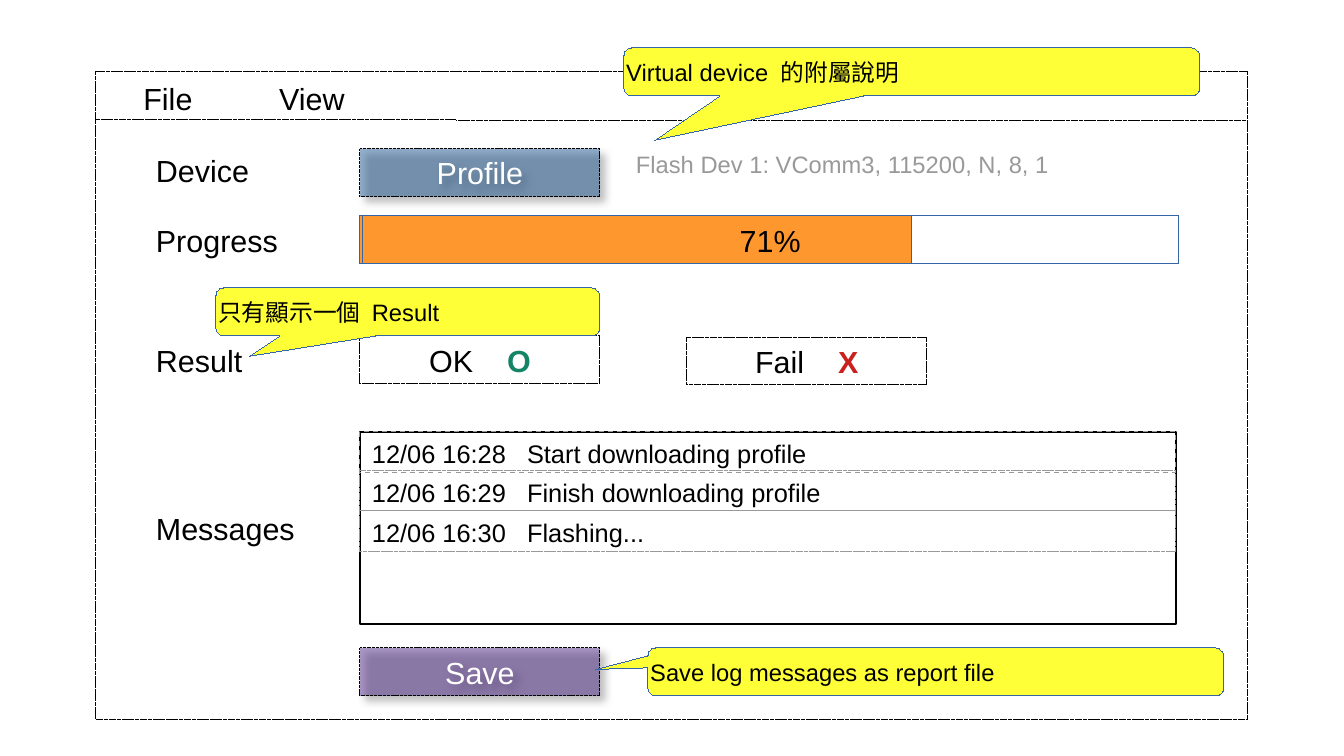
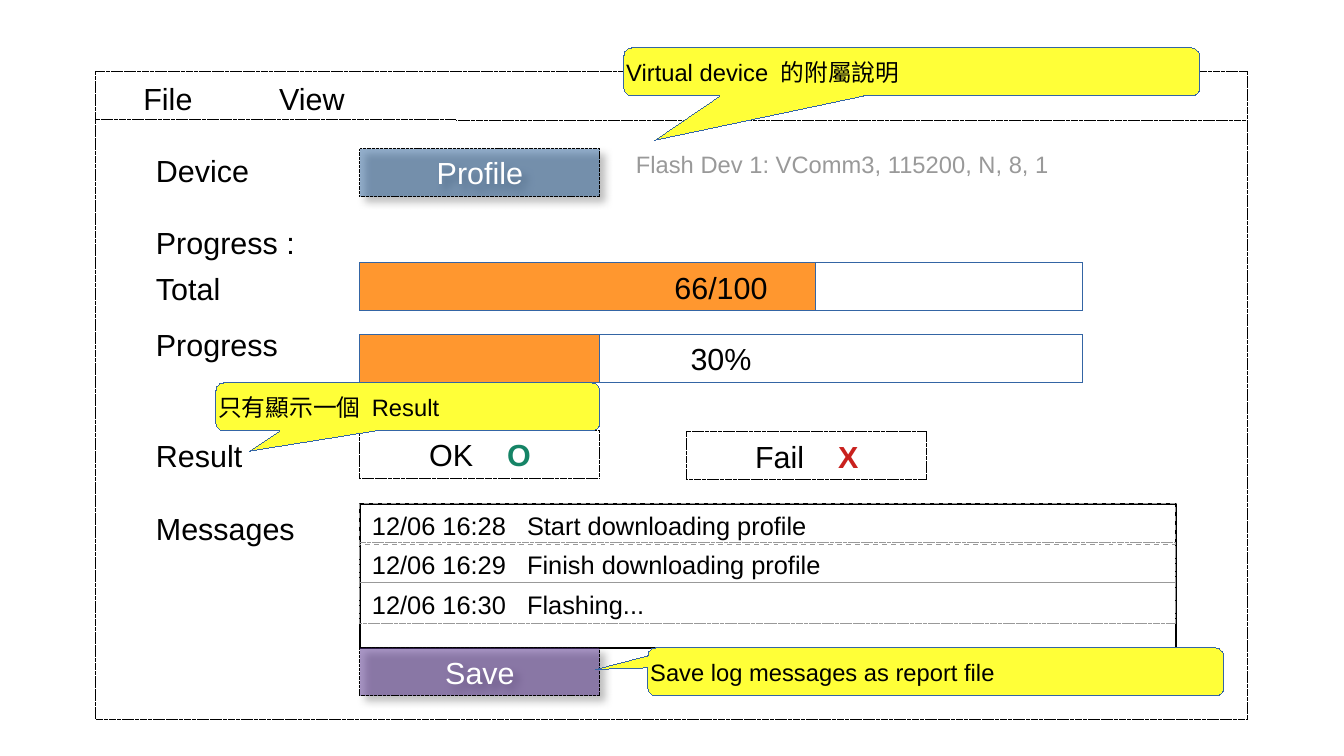
Before and after one commit to tomjpsun/obsidianVaults, a slide deck: slide 2 of DM9051A OTP 燒錄專案/Sketch.odp. Drawn at 1344x756 pixels with LibreOffice and Linux fonts; fonts in the diff are those of the drawing. Boxes give left, top, right and bottom in pixels: in the first picture for what was removed or moved away, otherwise in the second. Text is boxed around its words. In the diff, an @@ line names an element or a change of style, - is before the commit and + after.

```diff
--- a/DM9051A OTP 燒錄專案/Sketch.odp
+++ b/DM9051A OTP 燒錄專案/Sketch.odp
@@ text at (156,233,278,260): text changed @@
-Progress
+Progress :
@@ rectangle removed at (362,216,1178,263) @@
-71%
@@ rectangle added at (360,263,816,311), fill #FF972F, outline #3465A4 0 pt @@
@@ rectangle added at (360,263,1082,311), outline #3465A4 0 pt, 18 pt, text #000000 @@
+66/100
@@ text added at (156,278,220,301), 18 pt, text #000000 @@
+Total
@@ text added at (156,335,278,362), 18 pt, text #000000 @@
+Progress
@@ rectangle: place and size @@
-rectangle at (360,216,912,263)
+rectangle at (360,335,600,383)
@@ rectangle added at (360,335,1082,383), outline #3465A4 0 pt, 18 pt, text #000000 @@
+30%
@@ 2 rectangles, 1 text, 1 rounded speech box: place and size @@
-2 rectangles, 1 text, 1 rounded speech box at (156,288,927,384)
+2 rectangles, 1 text, 1 rounded speech box at (156,383,927,479)
@@ rectangle: place and size @@
-rectangle at (360,432,1176,623)
+rectangle at (360,504,1176,648)
@@ 3 rectangles: place and size @@
-3 rectangles at (360,432,1176,552)
+3 rectangles at (360,504,1176,624)
```
Also in this commit, not shown: 1 other file.
